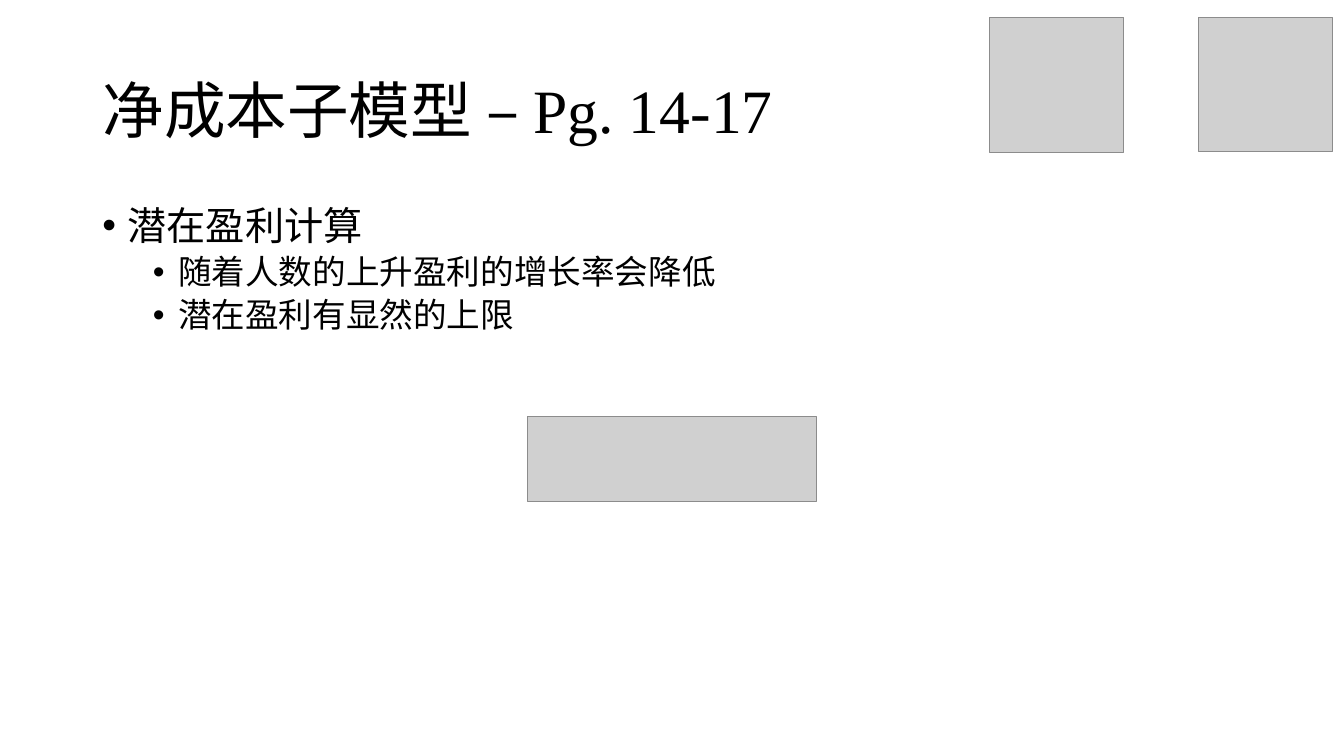
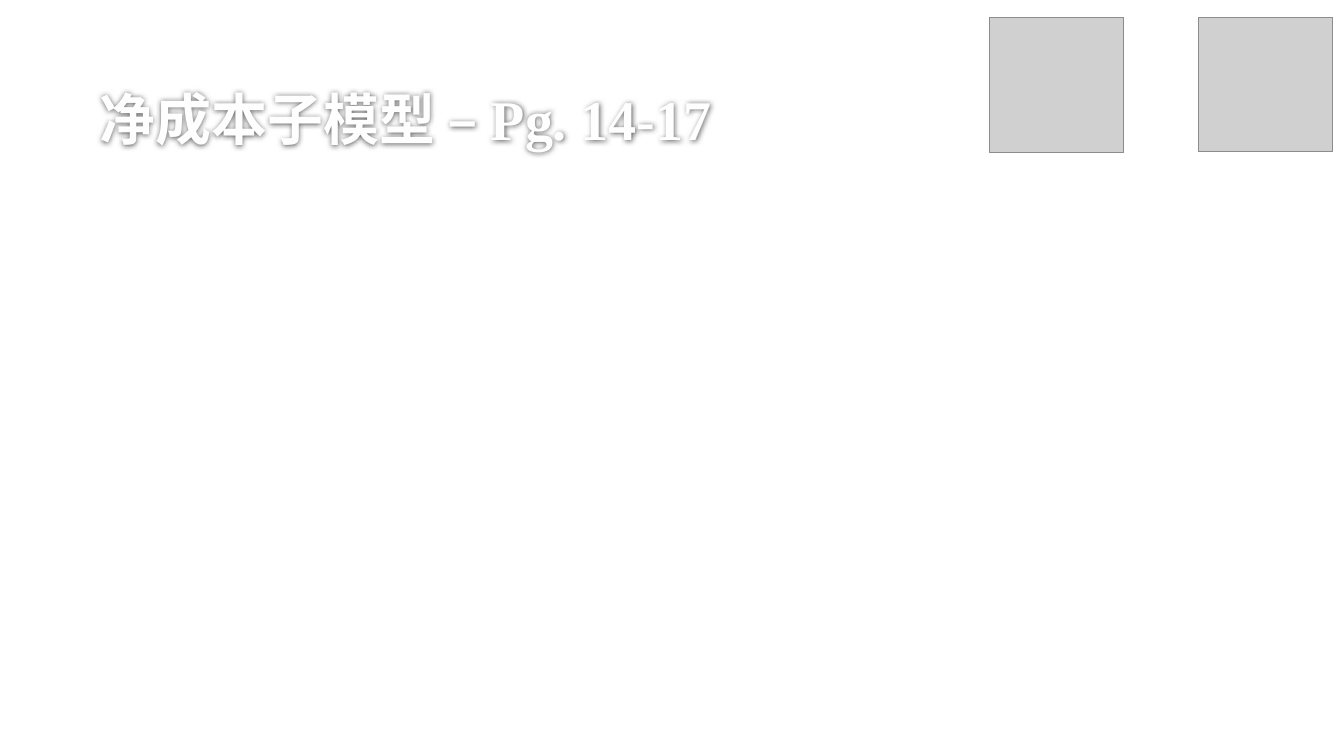
Before and after one commit to stOOrz-Science-Mind/2019_HiMCM_A_10006, a slide deck: slide 33 of 10005.pptx (slide 32 before the commit). Drawn at 1344x756 pixels with LibreOffice and Linux fonts; fonts in the diff are those of the drawing; grey boxes stand for pictures; background and template pictures are left out. Boxes give left, top, right and bottom in pixels: in the first picture for what was removed or moved away, otherwise in the second. Text is boxed around its words. In the diff, an @@ line names an element or a change of style, - is before the commit and + after.

```diff
--- a/10005.pptx
+++ b/10005.pptx
@@ title "净成本子模型 – Pg. 14-17": place and size @@
-title "净成本子模型 – Pg. 14-17" at bbox=[102, 81, 773, 144]
+title "净成本子模型 – Pg. 14-17" at bbox=[99, 92, 712, 150]
@@ title "净成本子模型 – Pg. 14-17" at bbox=[99, 92, 712, 150]: size 44 to 40 pt, text colour #000000 to #FEFEFE, bold on; line spacing 0.9 to 1; vertical alignment middle to bottom @@
@@ text removed at bbox=[128, 207, 716, 330] @@
-• 潜在盈利计算
-  • 随着人数的上升盈利的增长率会降低
-  • 潜在盈利有显然的上限
@@ picture removed at bbox=[528, 416, 817, 502] @@
```
Also in this commit, not shown: 43 other slides changed, 1 slide added.
